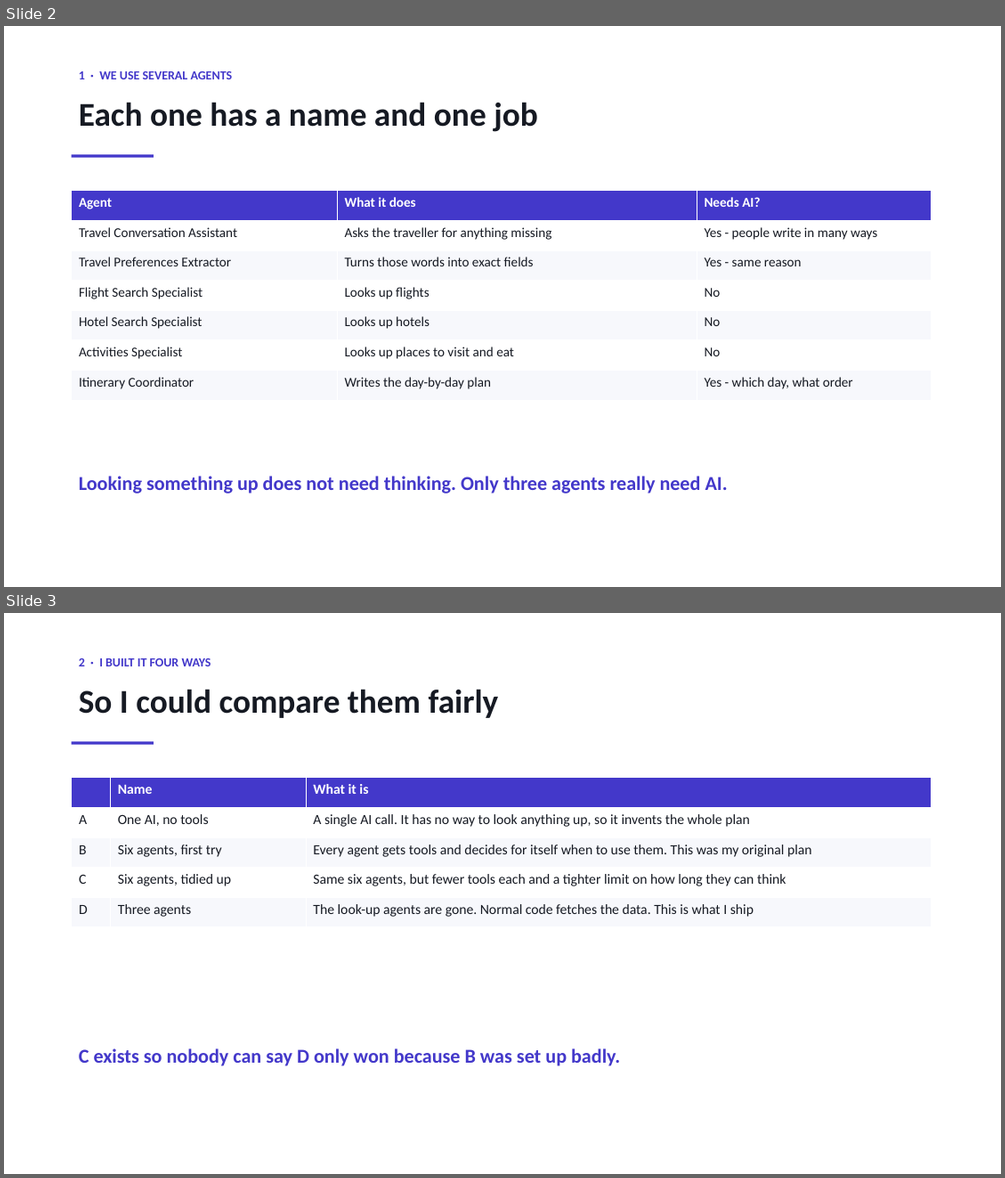
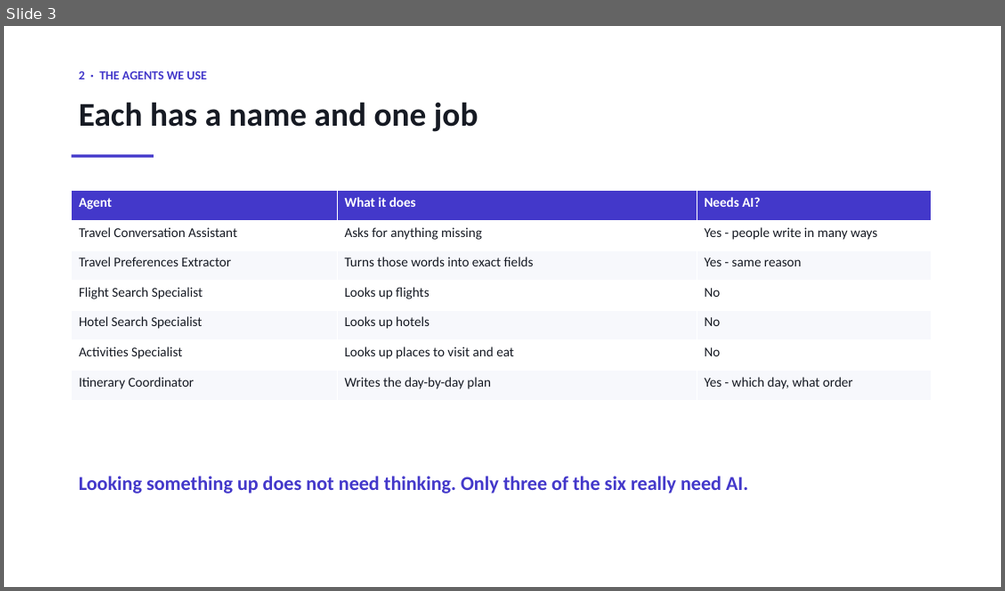
Before and after one commit to sherali143/Trip-Planner, a slide deck: submission/CMP7200_Viva_Presentation.pptx. Shown one above the other, each under a label of ours: slides 2 and 3 before the commit, slide 3 after it. The pictures are 1005x1178 and 1005x591 pixels, drawn with LibreOffice and Linux fonts; fonts in the diff are those of the drawing. Boxes give left, top, right and bottom in pixels: in the first picture for what was removed or moved away, otherwise in the second. Text is boxed around its words. In the diff, an @@ line names an element or a change of style, - is before the commit and + after.

```diff
--- a/submission/CMP7200_Viva_Presentation.pptx
+++ b/submission/CMP7200_Viva_Presentation.pptx
@@ slide 3 removed at (4,613,1001,1174), background #FFFFFF @@
@@ text removed at (79,658,211,666) @@
-2 · I BUILT IT FOUR WAYS
@@ text removed at (79,689,499,718) @@
-So I could compare them fairly
@@ rectangle removed at (72,742,154,745) @@
@@ table removed at (72,778,930,927), 5 rows, 3 columns @@
- | Name | What it is
-A | One AI, no tools | A single AI call. It has no way to look anything up, so it invents the whole plan
-B | Six agents, first try | Every agent gets tools and decides for itself when to use them. This was my original plan
-C | Six agents, tidied up | Same six agents, but fewer tools each and a tighter limit on how long they can think
-D | Three agents | The look-up agents are gone. Normal code fetches the data. This is what I ship
@@ text removed at (79,1048,620,1066) @@
-C exists so nobody can say D only won because B was set up badly.
@@ what was slide 2 is now slide 3 @@
@@ slide 3 changed as well @@
@@ text at (79,71,207,79): text changed @@
-1 · WE USE SEVERAL AGENTS
+2 · THE AGENTS WE USE
@@ text at (79,102,478,132): text changed @@
-Each one has a name and one job
+Each has a name and one job
@@ table at (72,191,931,400) @@
-row 2, column 2: Asks the traveller for anything missing
+row 2, column 2: Asks for anything missing
@@ text at (79,475,748,493): text changed @@
-Looking something up does not need thinking. Only three agents really need AI.
+Looking something up does not need thinking. Only three of the six really need AI.
```
Also in this commit, not shown: 2 other slides changed, 9 slides added, 6 other slides removed, 3 other files.
